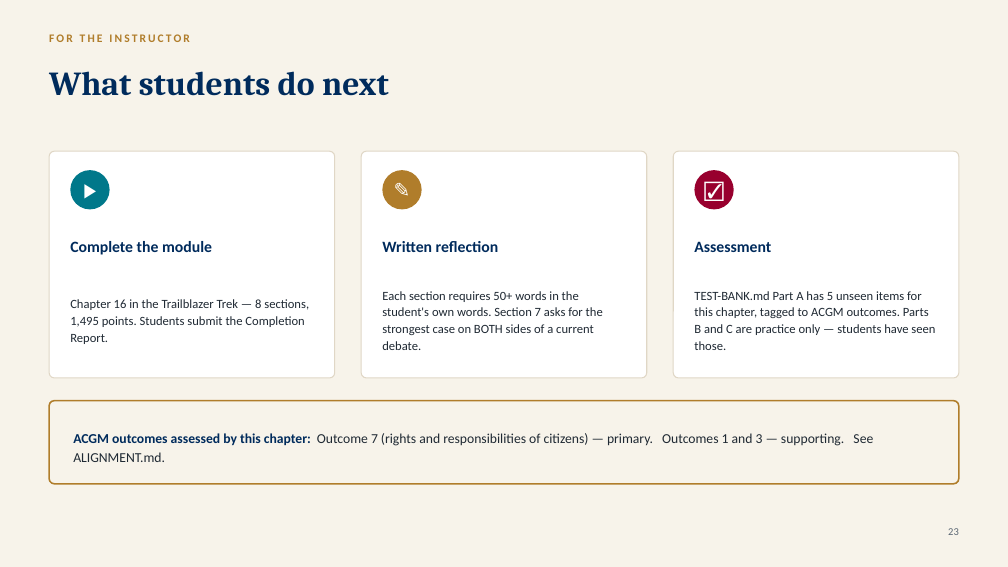
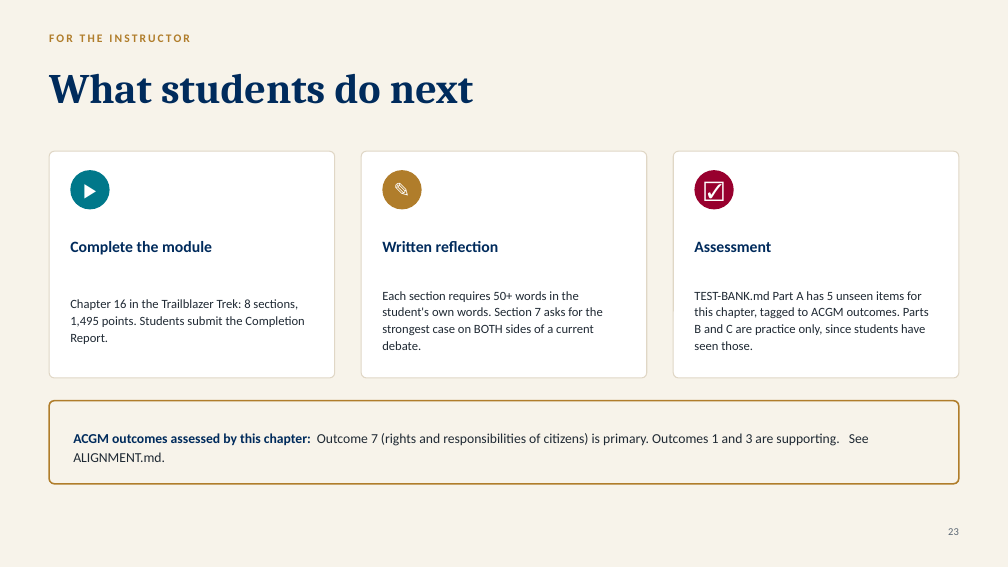
Before and after one commit to ProfessorJaredAlanStewart/texas-govt-modules, a slide deck: slide 24 of slides/Chapter 16 - Civil Liberties and Civil Rights (Lecture Deck).pptx. Drawn at 1008x567 pixels with LibreOffice and Linux fonts; fonts in the diff are those of the drawing. Boxes give left, top, right and bottom in pixels: in the first picture for what was removed or moved away, otherwise in the second. Text is boxed around its words. In the diff, an @@ line names an element or a change of style, - is before the commit and + after.

```diff
--- a/slides/Chapter 16 - Civil Liberties and Civil Rights (Lecture Deck).pptx
+++ b/slides/Chapter 16 - Civil Liberties and Civil Rights (Lecture Deck).pptx
@@ text "What students do next" at (x1=49, y1=73, x2=473, y2=104): size 32 to 40 pt @@
@@ text at (x1=70, y1=299, x2=304, y2=344): text changed @@
-Chapter 16 in the Trailblazer Trek — 8 sections, 1,495 points. Students submit the Completion Report.
+Chapter 16 in the Trailblazer Trek: 8 sections, 1,495 points. Students submit the Completion Report.
@@ text at (x1=694, y1=291, x2=929, y2=350): text changed @@
-TEST-BANK.md Part A has 5 unseen items for this chapter, tagged to ACGM outcomes. Parts B and C are practice only — students have seen those.
+TEST-BANK.md Part A has 5 unseen items for this chapter, tagged to ACGM outcomes. Parts B and C are practice only, since students have seen those.
@@ text at (x1=73, y1=433, x2=869, y2=462): text changed @@
-ACGM outcomes assessed by this chapter: Outcome 7 (rights and responsibilities of citizens) — primary. Outcomes 1 and 3 — supporting. See ALIGNMENT.md.
+ACGM outcomes assessed by this chapter: Outcome 7 (rights and responsibilities of citizens) is primary. Outcomes 1 and 3 are supporting. See ALIGNMENT.md.
```
Also in this commit, not shown: 25 other slides changed, 1 other file.
